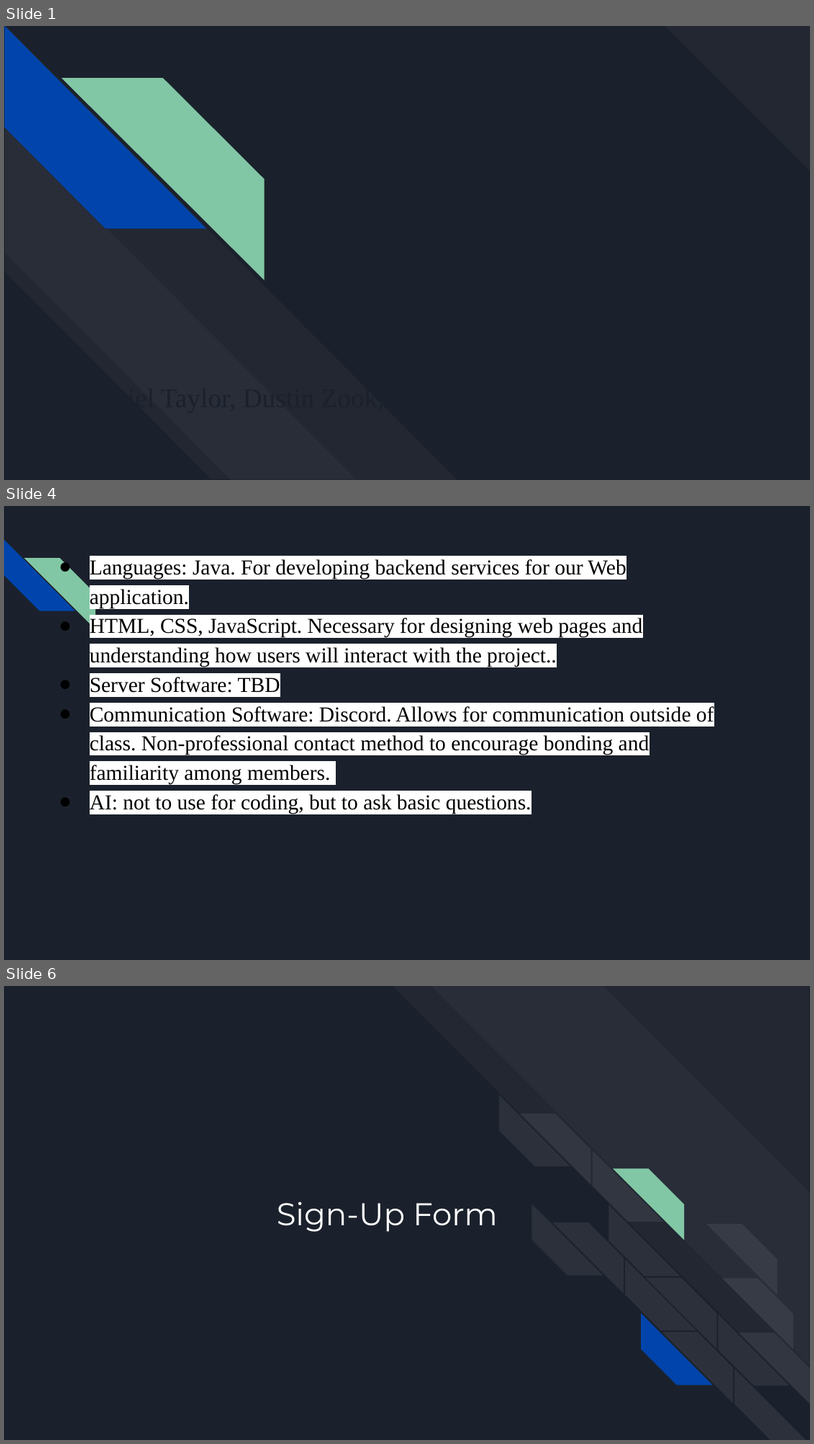
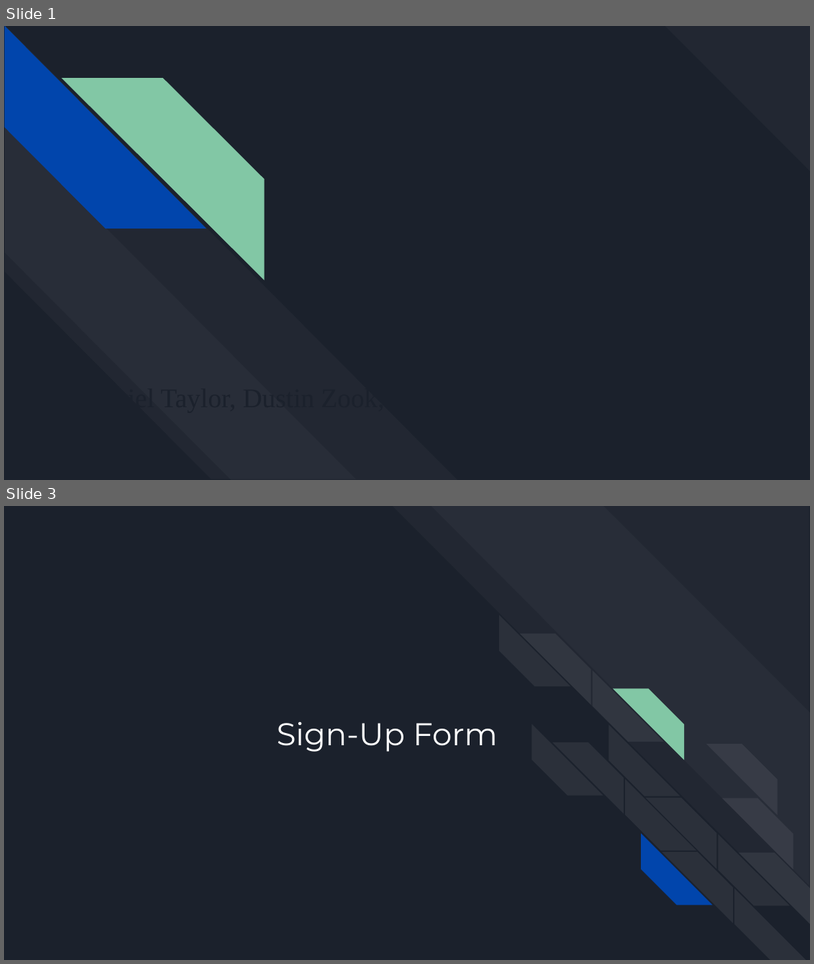
Before and after one commit to DustinWZook/Atlas-Itinerary, a slide deck: Documents/CSCI 4805 Project Requirements.pptx. Shown one above the other, each under a label of ours: slides 1, 4 and 6 before the commit, slides 1 and 3 after it; the slides between them are not shown. The pictures are 814x1444 and 814x964 pixels, drawn with LibreOffice and Linux fonts; fonts in the diff are those of the drawing. Boxes give left, top, right and bottom in pixels: in the first picture for what was removed or moved away, otherwise in the second. Text is boxed around its words. In the diff, an @@ line names an element or a change of style, - is before the commit and + after.

```diff
--- a/Documents/CSCI 4805 Project Requirements.pptx
+++ b/Documents/CSCI 4805 Project Requirements.pptx
@@ slide 4 removed at [4,506,810,960], background #1B212C @@
@@ diag stripe removed at [4,540,75,611] @@
@@ diag stripe removed at [24,558,95,628] @@
@@ text removed at [90,559,715,813] @@
-● Languages: Java. For developing backend services for our Web application.
-● HTML, CSS, JavaScript. Necessary for designing web pages and understanding how users will interact with the project..
-● Server Software: TBD
-● Communication Software: Discord. Allows for communication outside of class. Non-professional contact method to encourage bonding and familiarity among members.
-● AI: not to use for coding, but to ask basic questions.
@@ what was slide 6 is now slide 3 @@
```
Also in this commit, not shown: 2 slides changed, 8 slides added, 17 other slides removed.
